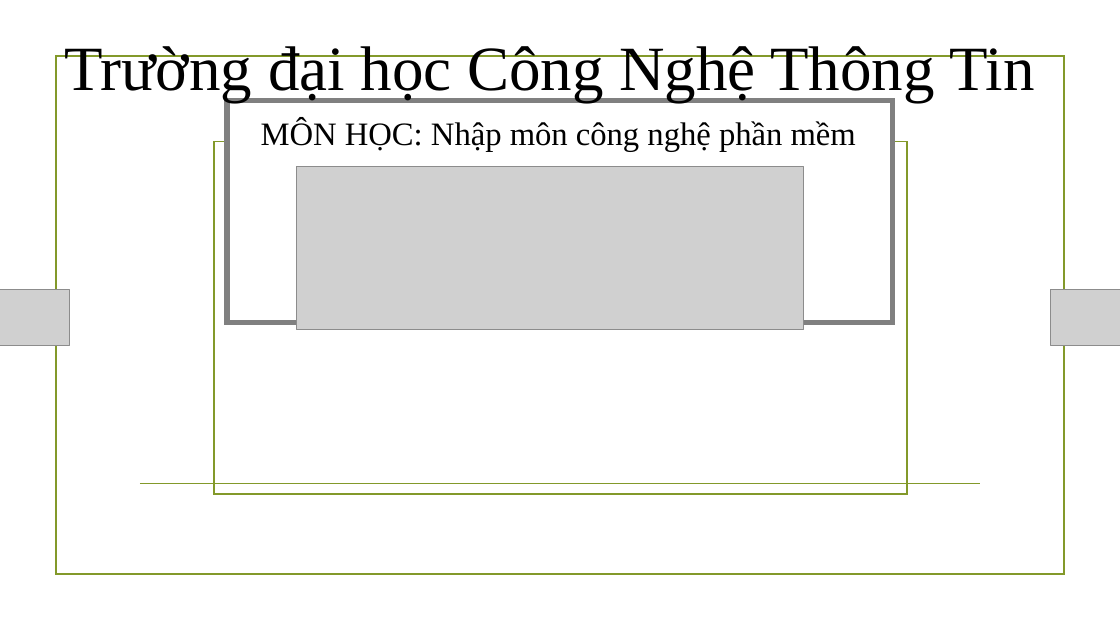
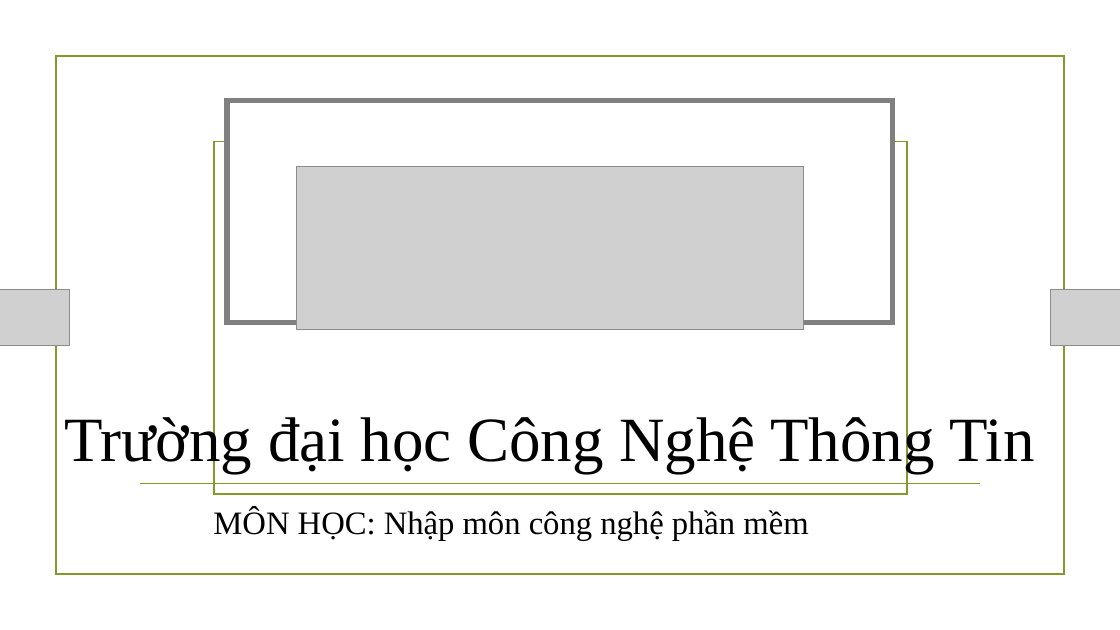
Before and after one commit to NamBang/CEMEM, a slide deck: slide 1 of Funciton-Point .pptx. Drawn at 1120x630 pixels with LibreOffice and Linux fonts; fonts in the diff are those of the drawing; grey boxes stand for pictures; background and template pictures are left out. Boxes give left, top, right and bottom in pixels: in the first picture for what was removed or moved away, otherwise in the second. Text is boxed around its words. In the diff, an @@ line names an element or a change of style, - is before the commit and + after.

```diff
--- a/Funciton-Point .pptx
+++ b/Funciton-Point .pptx
@@ text "Trường đại học Công Nghệ ..." rewrapped from <box>65,46,1034,103</box> to <box>65,412,1034,473</box> @@
@@ subtitle "MÔN HỌC: Nhập môn công ...": place and size @@
-subtitle "MÔN HỌC: Nhập môn công ..." at <box>261,120,856,152</box>
+subtitle "MÔN HỌC: Nhập môn công ..." at <box>213,509,808,541</box>
```
Also in this commit, not shown: 4 other slides changed, 1 slide added, 1 slide removed.
